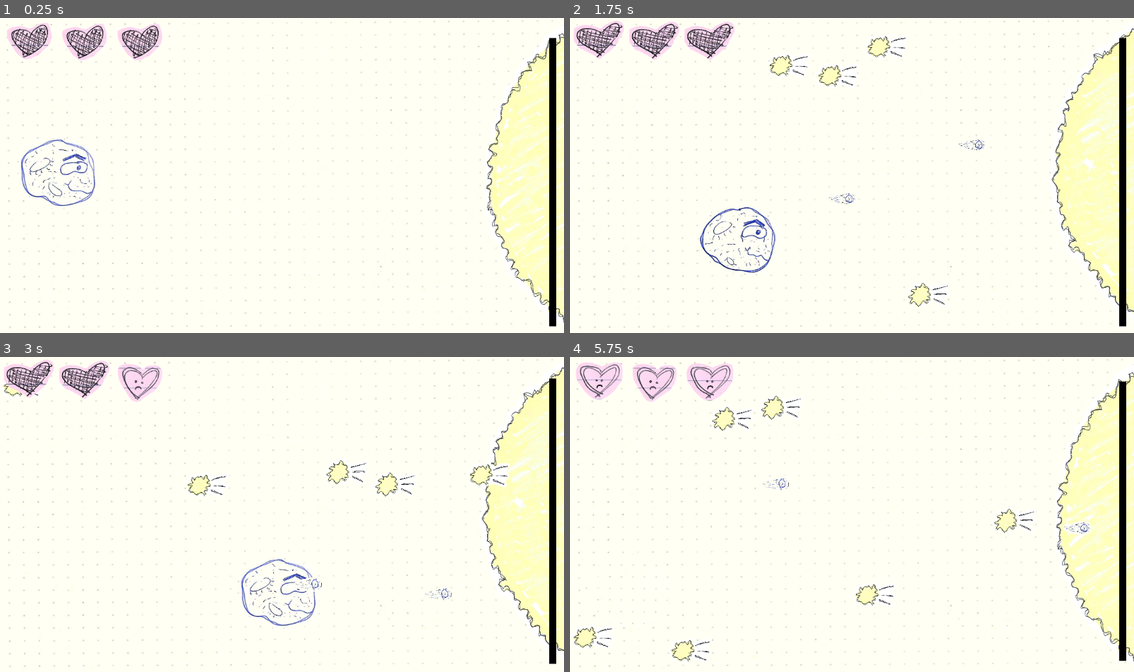
Above: before the commit, frames 1-4 (two rows, left to right).
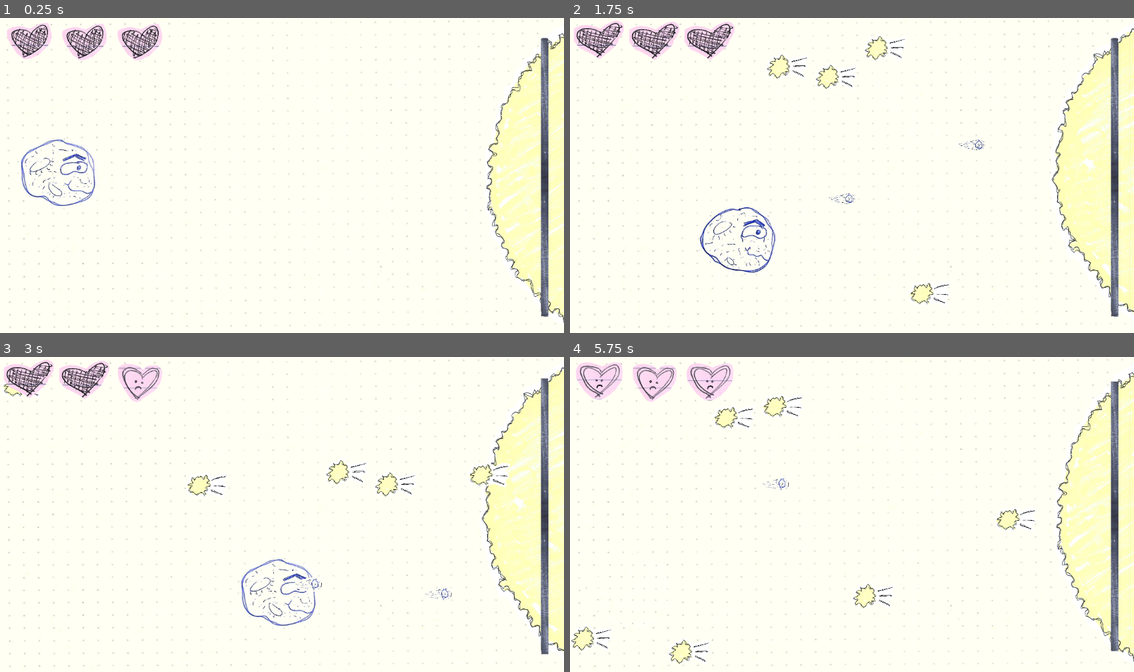
Above: after the commit, the same moments.

Repository: zirons1/Stargazing
Game: Godot game, scene res://battle.tscn
Two runs of this game, one before a commit and one after it. Both use one fixed random seed, a clock stepped at 60 frames per second and the inputs below.
Inputs:
- Up to frame 1 (0.25 s): no input
- Up to frame 2 (1.75 s): hold Right (player_right) 0.53-1.28 s; hold Space (space) 0.53-1.28 s; hold Down (player_down) from 1.28 s (still down); tap Space (space) at 1.35 s
- Up to frame 3 (3 s): release Down (player_down) at 2.03 s; hold Right (player_right) 2.03-2.78 s; hold Space (space) 2.03-2.78 s; hold Up (player_up) from 2.78 s (still down); tap Space (space) at 2.85 s
- Up to frame 4 (5.75 s): release Up (player_up) at 3.53 s; hold Space (space) 3.53-4.28 s; hold Left (player_left) 3.53-5.03 s; tap Space (space) at 4.35 s; hold Down (player_down) from 5.03 s (still down); hold Space (space) from 5.03 s (still down)

The runs differ from the first frame. In frame 1, 2.4% of the frame differs, in the area x 95-99%, y 6-98%; in frame 2, 3.1%; in frame 3, 2.3%; in frame 4, 3.5%, in the area x 0-99%, y 7-98%.

Commit message:
Adding sauce
- Better sun health bar
- Collisions around the screen, can't escape now
- DASH
- delete offscreen attacks

Diff:
--- a/battle.tscn
+++ b/battle.tscn
@@ -16,6 +16,14 @@
 [ext_resource type="Texture2D" uid="uid://b54tpr2dx30w1" path="res://art/paper/full_heart2.png" id="12_sfj2q"]
 [ext_resource type="Texture2D" uid="uid://ssl8qmb2vdgh" path="res://art/paper/empty_heart1.png" id="13_xwnkw"]
 [ext_resource type="Texture2D" uid="uid://c8oknryhcg8no" path="res://art/paper/empty_heart2.png" id="14_5dx5k"]
+[ext_resource type="Texture2D" uid="uid://5i17bxha14vv" path="res://art/paper/health_barx.png" id="16_j0da5"]
+[ext_resource type="Texture2D" uid="uid://dyyr0wkfk5ot1" path="res://art/paper/health_barxx.png" id="18_h3slm"]
+
+[sub_resource type="RectangleShape2D" id="RectangleShape2D_tif73"]
+size = Vector2(1287, 20)
+
+[sub_resource type="RectangleShape2D" id="RectangleShape2D_wn3u4"]
+size = Vector2(22.9999, 777)
 
 [sub_resource type="SpriteFrames" id="SpriteFrames_i08lj"]
 animations = [{
@@ -64,18 +72,6 @@
 "speed": 5.0
 }]
 
-[sub_resource type="StyleBoxFlat" id="StyleBoxFlat_y65yh"]
-bg_color = Color(0.6, 0.6, 0.6, 0)
-
-[sub_resource type="StyleBoxFlat" id="StyleBoxFlat_5o4et"]
-bg_color = Color(0, 0, 0, 1)
-
-[sub_resource type="StyleBoxFlat" id="StyleBoxFlat_ld2nh"]
-bg_color = Color(0.6, 0.6, 0.6, 0)
-
-[sub_resource type="StyleBoxFlat" id="StyleBoxFlat_hmywx"]
-bg_color = Color(0, 0, 0, 1)
-
 [node name="Battle" type="Node2D"]
 script = ExtResource("1_m0edu")
 shooting_star = ExtResource("2_4frnl")
@@ -90,10 +86,42 @@
 scale = Vector2(0.511083, 0.437061)
 texture = ExtResource("4_ewjf8")
 
+[node name="StaticBody2D" type="StaticBody2D" parent="Background"]
+position = Vector2(-1169.09, -853.428)
+scale = Vector2(1.95663, 2.28801)
+collision_layer = 16
+collision_mask = 0
+
+[node name="CollisionShape2D" type="CollisionShape2D" parent="Background/StaticBody2D"]
+position = Vector2(586, -10)
+shape = SubResource("RectangleShape2D_tif73")
+
+[node name="StaticBody2D2" type="StaticBody2D" parent="Background"]
+position = Vector2(-1157.35, 915.205)
+scale = Vector2(1.95663, 2.28801)
+collision_layer = 16
+collision_mask = 0
+
+[node name="CollisionShape2D" type="CollisionShape2D" parent="Background/StaticBody2D2"]
+position = Vector2(586, -10)
+shape = SubResource("RectangleShape2D_tif73")
+
+[node name="StaticBody2D3" type="StaticBody2D" parent="Background"]
+position = Vector2(-1169.09, -853.428)
+scale = Vector2(1.95663, 2.28801)
+collision_layer = 16
+collision_mask = 0
+
+[node name="CollisionShape2D" type="CollisionShape2D" parent="Background/StaticBody2D3"]
+position = Vector2(-42.0001, 374)
+shape = SubResource("RectangleShape2D_wn3u4")
+
 [node name="Sun" parent="." instance=ExtResource("10_r1il5")]
 
 [node name="Player" parent="." instance=ExtResource("1_b1kuy")]
 position = Vector2(92, 301)
+collision_mask = 16
+can_dash = true
 
 [node name="StatsUI" type="CanvasLayer" parent="."]
 
@@ -120,31 +148,30 @@
 sprite_frames = SubResource("SpriteFrames_i08lj")
 animation = &"default_paper"
 
-[node name="EnemyHealth" type="ProgressBar" parent="StatsUI"]
-offset_left = 1122.0
+[node name="EnemyHealth" type="TextureProgressBar" parent="StatsUI"]
+offset_left = 1120.0
 offset_top = 41.0
-offset_right = 1136.0
-offset_bottom = 340.0
-theme_override_styles/background = SubResource("StyleBoxFlat_y65yh")
-theme_override_styles/fill = SubResource("StyleBoxFlat_5o4et")
+offset_right = 2414.0
+offset_bottom = 107.0
+rotation = 1.5708
+scale = Vector2(0.22, 0.22)
 max_value = 1.0
-step = 1.0
-fill_mode = 3
-show_percentage = false
+value = 1.0
+fill_mode = 1
+texture_progress = ExtResource("16_j0da5")
 script = ExtResource("9_q28c3")
 report = true
 max_health = 200
 
-[node name="EnemyHealth2" type="ProgressBar" parent="StatsUI"]
-offset_left = 1122.0
-offset_top = 331.0
-offset_right = 1136.0
-offset_bottom = 630.0
-theme_override_styles/background = SubResource("StyleBoxFlat_ld2nh")
-theme_override_styles/fill = SubResource("StyleBoxFlat_hmywx")
+[node name="EnemyHealth2" type="TextureProgressBar" parent="StatsUI"]
+offset_left = 1120.0
+offset_top = 325.0
+offset_right = 2414.0
+offset_bottom = 391.0
+rotation = 1.5708
+scale = Vector2(0.22, 0.22)
 max_value = 1.0
-step = 1.0
-fill_mode = 2
-show_percentage = false
+value = 1.0
+texture_progress = ExtResource("18_h3slm")
 script = ExtResource("9_q28c3")
 max_health = 200
--- a/enemy_health.gd
+++ b/enemy_health.gd
@@ -1,4 +1,4 @@
-extends ProgressBar
+extends TextureProgressBar
 
 @export var report : bool
 @export var max_health : int
--- a/laser.gd
+++ b/laser.gd
@@ -14,3 +14,4 @@
 func _on_body_entered(body: Node2D) -> void:
 	#print("sun hit laser")
 	Events.star_hit.emit()
+	queue_free()
--- a/player.gd
+++ b/player.gd
@@ -5,40 +5,76 @@
 
 @export var laser_scene : PackedScene
 
+@export var can_dash : bool
+
+const SPEED := 300.0
+const DASH := 1500.0
+
+const IFRAMES_TIME := 1.5
+const DASH_THRESHOLD := 0.2
+const DASH_TIME := 0.15
+
+var down_dash_threshold := 0.0
+var up_dash_threshold := 0.0
+
 var iframes := false
-
-const IFRAMES_SECS := 1.5
-const SPEED := 300.0
+var down_dashing := false
+var up_dashing := false
 
 func _ready() -> void:
 	Events.player_hit.connect(_on_player_hit)
 	animated_sprite_2d.play("paper")
 
 func _physics_process(delta: float) -> void:
-	if Input.is_action_just_pressed("player_down") or Input.is_action_pressed("player_down"):
+	if down_dashing:
+		velocity.y = DASH
+	elif up_dashing:
+		velocity.y = -DASH
+	elif Input.is_action_pressed("player_down"):
 		velocity.y = SPEED
-
-	elif Input.is_action_just_pressed("player_up") or Input.is_action_pressed("player_up"):
+	elif Input.is_action_pressed("player_up"):
 		velocity.y = -SPEED
-
 	else:
 		velocity.y = 0
 
-	if Input.is_action_just_pressed("player_right") or Input.is_action_pressed("player_right"):
+	if Input.is_action_pressed("player_right"):
 		velocity.x = SPEED
-
-	elif Input.is_action_just_pressed("player_left") or Input.is_action_pressed("player_left"):
+	elif Input.is_action_pressed("player_left"):
 		velocity.x = -SPEED
-
 	else:
 		velocity.x = 0
+
+	if can_dash:
+		down_dash_threshold += delta
+		if Input.is_action_just_pressed("player_down"):
+			#print("atempting dash: " + str(down_dash_threshold))
+			if down_dash_threshold < DASH_THRESHOLD:
+				#print("ddddash")
+				down_dashing = true
+				get_tree().create_timer(DASH_TIME).timeout.connect(
+					func():
+						down_dashing = false
+				)
+			down_dash_threshold = 0.0
+
+		up_dash_threshold += delta
+		if Input.is_action_just_pressed("player_up"):
+			#print("atempting dash: " + str(up_dash_threshold))
+			if up_dash_threshold < DASH_THRESHOLD:
+				#print("up dash")
+				up_dashing = true
+				get_tree().create_timer(DASH_TIME).timeout.connect(
+					func():
+						up_dashing = false
+				)
+			up_dash_threshold = 0.0
 
 	move_and_slide()
 
 func _on_player_hit() -> void:
 	iframes = true
 	animated_sprite_2d.play("iframes")
-	get_tree().create_timer(1.5).timeout.connect(
+	get_tree().create_timer(IFRAMES_TIME).timeout.connect(
 		func():
 			animated_sprite_2d.play("paper")
 			iframes = false
--- a/project.godot
+++ b/project.godot
@@ -63,3 +63,4 @@
 2d_physics/layer_2="enemies"
 2d_physics/layer_3="laser"
 2d_physics/layer_4="sun"
+2d_physics/layer_5="block"
--- a/shooting_star.gd
+++ b/shooting_star.gd
@@ -11,6 +11,9 @@
 	position.x += velocity.x
 	position.y += velocity.y
 
+	if position.x <= -50:
+		queue_free()
+
 func _on_body_entered(body: Node) -> void:
 	if body is not Player:
 		return
@@ -21,5 +24,3 @@
 
 	Events.player_hit.emit()
 	queue_free()
-
-#func _on_VisibilityNotifier2D_screen_exited():
--- a/shooting_star.tscn
+++ b/shooting_star.tscn
@@ -44,7 +44,7 @@
 scale = Vector2(0.173868, 0.176972)
 sprite_frames = SubResource("SpriteFrames_o3vhq")
 animation = &"paper"
-frame_progress = 0.306149
+frame_progress = 0.0628254
 
 [node name="CollisionShape2D" type="CollisionShape2D" parent="."]
 position = Vector2(-18, 2)
Binary file added: art/paper/health_bar1.png
Not shown, added: art/paper/health_bar1.png.import
Binary file added: art/paper/health_barx.png
Not shown, added: art/paper/health_barx.png.import
Binary file added: art/paper/health_barxx.png
Not shown, added: art/paper/health_barxx.png.import
Not shown, added: art/paper/health_bar1.psd
Not shown, added: art/scans/health_bar_scan.pdf
